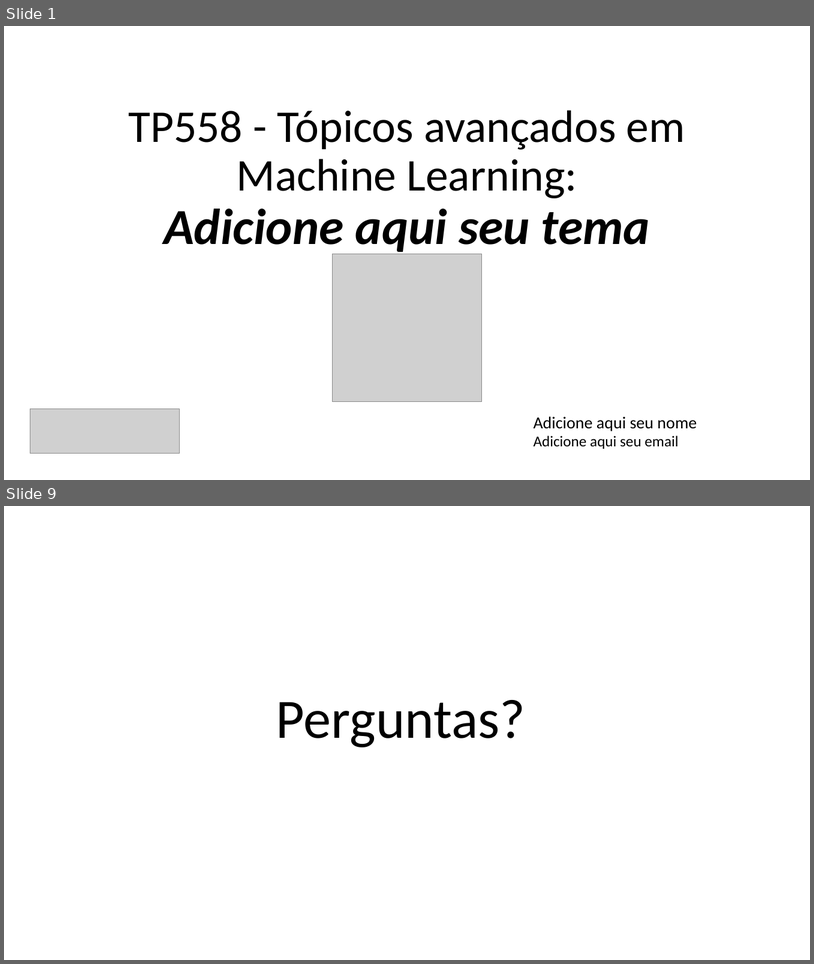
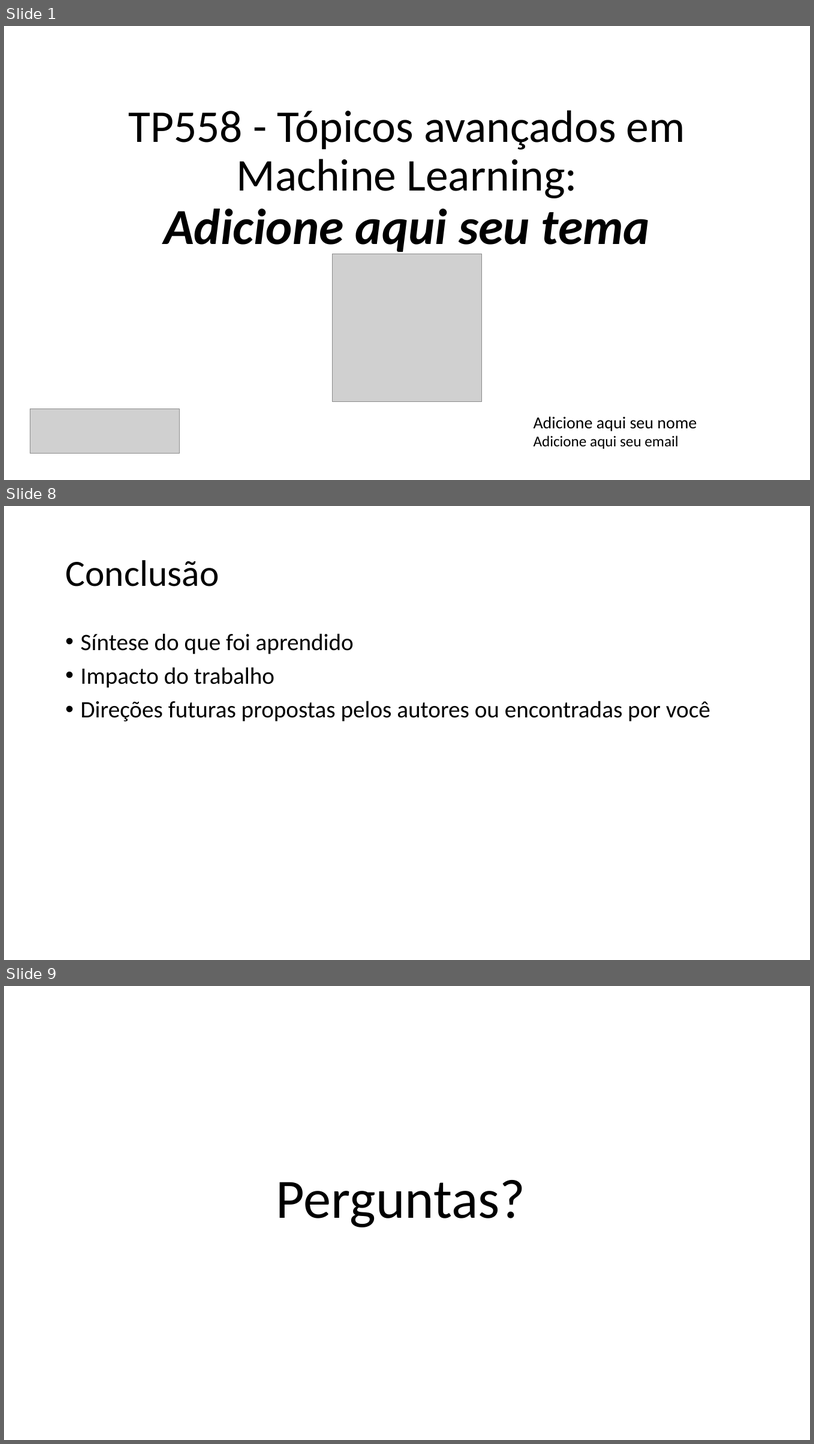
Before and after one commit to zz4fap/tp558-adv-ml, a slide deck: slides/TP558_X_Template.pptx. Shown one above the other, each under a label of ours: slides 1 and 9 before the commit, slides 1, 8 and 9 after it; the slides between them are not shown. The pictures are 814x964 and 814x1444 pixels, drawn with LibreOffice and Linux fonts; fonts in the diff are those of the drawing; grey boxes stand for pictures. Boxes give left, top, right and bottom in pixels: in the first picture for what was removed or moved away, otherwise in the second. Text is boxed around its words. In the diff, an @@ line names an element or a change of style, - is before the commit and + after.

```diff
--- a/slides/TP558_X_Template.pptx
+++ b/slides/TP558_X_Template.pptx
@@ slide 8 added at (4, 506, 810, 960), background #FFFFFF @@
@@ title added at (65, 560, 219, 586), 44 pt, text #000000 @@
+Conclusão
@@ text added at (81, 633, 711, 721), 28 pt, text #000000 @@
+• Síntese do que foi aprendido
+• Impacto do trabalho
+• Direções futuras propostas pelos autores ou encontradas por você
```
Also in this commit, not shown: 2 slides changed, 5 other slides added, 6 slides removed, 4 other files.
